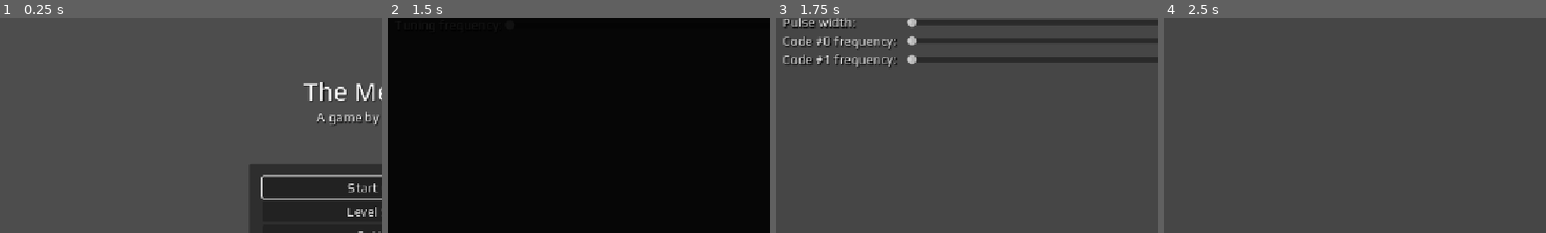
Above: before the commit, frames 1-4 (left to right).
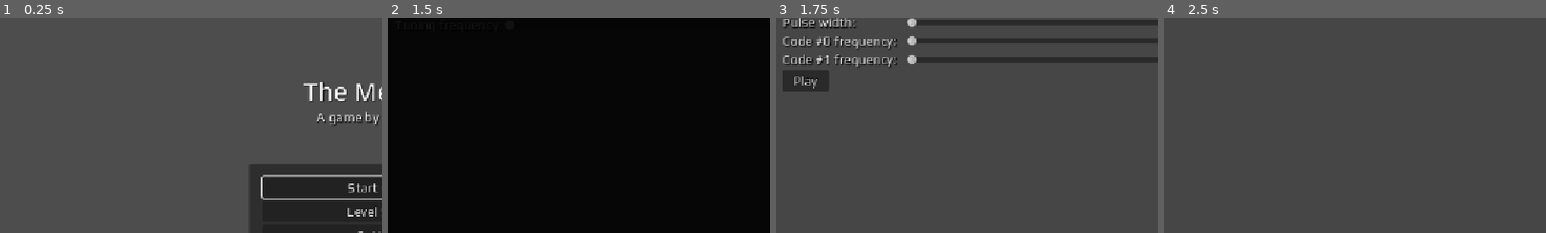
Above: after the commit, the same moments.

Repository: mgiuca/message-game
Game: Godot game, scene res://scenes/main.tscn
Same seed, same stepped clock (60 frames per second), same inputs: the game is played once before the commit and once after it.
Inputs:
- Up to frame 1 (0.25 s): no input
- Up to frame 2 (1.5 s): click "Start Game" at 0.5 s; click "Confirm" at 1.25 s
- Up to frame 3 (1.75 s): no input
- Up to frame 4 (2.5 s): click "Confirm" at 2 s
The pictures show only the part of the screen within x 0-50%, y 10-60%; the shares and areas given below are measured in that part.

Frames 1-2 are identical in both runs. In frame 3, 1.1% of the frame differs, in the area x 1-14%, y 24-35%; in frame 4, nothing differs.

Commit message:
PulseDetector: Generate the audio and play it.
So we don't actually need the WAV exporter tool. Best to not have to save a WAV
file.

Fixed a but in generator where loop end was not set.

Diff:
--- a/scenes/levels/pulse_detector.gd
+++ b/scenes/levels/pulse_detector.gd
@@ -1,11 +1,47 @@
 extends Level
 
+var playing : bool = false:
+  set(value):
+    playing = value
+    update_play_button_text()
+
+var source_image : Image = load('res://data/image.png')
+var audio_stream : AudioStreamWAV
+
+@onready var btn_play_stop : Button = %BtnPlayStop
+@onready var audio_stream_player : AudioStreamPlayer = $AudioStreamPlayer
 
 # Called when the node enters the scene tree for the first time.
 func _ready() -> void:
   super._ready()
 
+  audio_stream = PulseGenerator.generate_audio_from_image(source_image)
+  audio_stream_player.stream = audio_stream
+
+  update_play_button_text()
+
+
+func update_play_button_text() -> void:
+  btn_play_stop.text = 'Pause' if playing else 'Play'
 
 func _on_btn_confirm_pressed() -> void:
   # TODO: Check
   LevelManager.switch_to_next_level_or_quit()
+
+func play() -> void:
+  audio_stream_player.play()
+  playing = true
+
+func stop() -> void:
+  audio_stream_player.playing = false
+  playing = false
+
+func _on_btn_play_stop_pressed() -> void:
+  playing = not playing
+  if playing:
+    play()
+  else:
+    stop()
+
+func _on_audio_stream_player_finished() -> void:
+  playing = false
--- a/scenes/levels/pulse_detector.tscn
+++ b/scenes/levels/pulse_detector.tscn
@@ -56,9 +56,23 @@
 size_flags_horizontal = 3
 size_flags_vertical = 4
 
-[node name="BtnConfirm" type="Button" parent="MarginContainer/VBoxContainer" index="3" unique_id=71189766]
+[node name="HBoxContainer" type="HBoxContainer" parent="MarginContainer/VBoxContainer" index="3" unique_id=1861525169]
+layout_mode = 2
+
+[node name="BtnPlayStop" type="Button" parent="MarginContainer/VBoxContainer/HBoxContainer" index="0" unique_id=1983341254]
+unique_name_in_owner = true
+custom_minimum_size = Vector2(70, 0)
+layout_mode = 2
+size_flags_horizontal = 2
+text = "Play"
+
+[node name="BtnConfirm" type="Button" parent="MarginContainer/VBoxContainer/HBoxContainer" index="1" unique_id=71189766]
 layout_mode = 2
 size_flags_horizontal = 8
 text = "Confirm"
 
-[connection signal="pressed" from="MarginContainer/VBoxContainer/BtnConfirm" to="." method="_on_btn_confirm_pressed"]
+[node name="AudioStreamPlayer" type="AudioStreamPlayer" parent="." index="2" unique_id=189053425]
+
+[connection signal="pressed" from="MarginContainer/VBoxContainer/HBoxContainer/BtnPlayStop" to="." method="_on_btn_play_stop_pressed"]
+[connection signal="pressed" from="MarginContainer/VBoxContainer/HBoxContainer/BtnConfirm" to="." method="_on_btn_confirm_pressed"]
+[connection signal="finished" from="AudioStreamPlayer" to="." method="_on_audio_stream_player_finished"]
--- a/scenes/pulse_generator.gd
+++ b/scenes/pulse_generator.gd
@@ -46,6 +46,7 @@
       produce_zeroes(data, start_sample + pulse_active_samples, pulse_inactive_samples)
 
   audio_stream.data = data
+  audio_stream.loop_end = data.size() - 1
   return audio_stream
 
 static func produce_sine_wave(buffer: PackedByteArray, start_idx : int,
